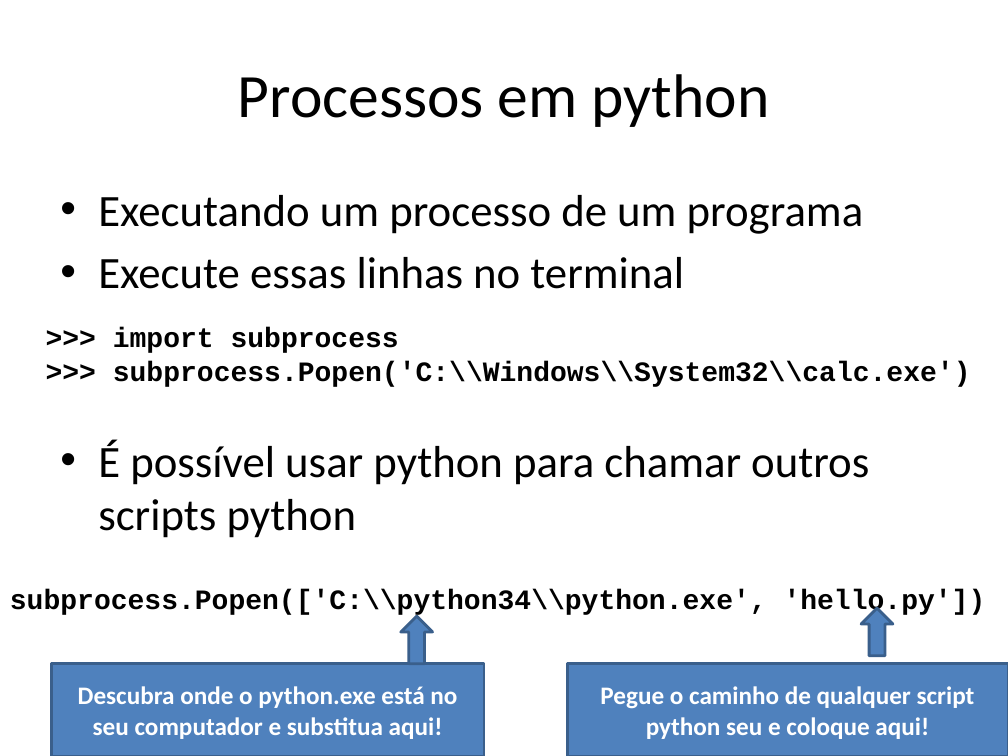
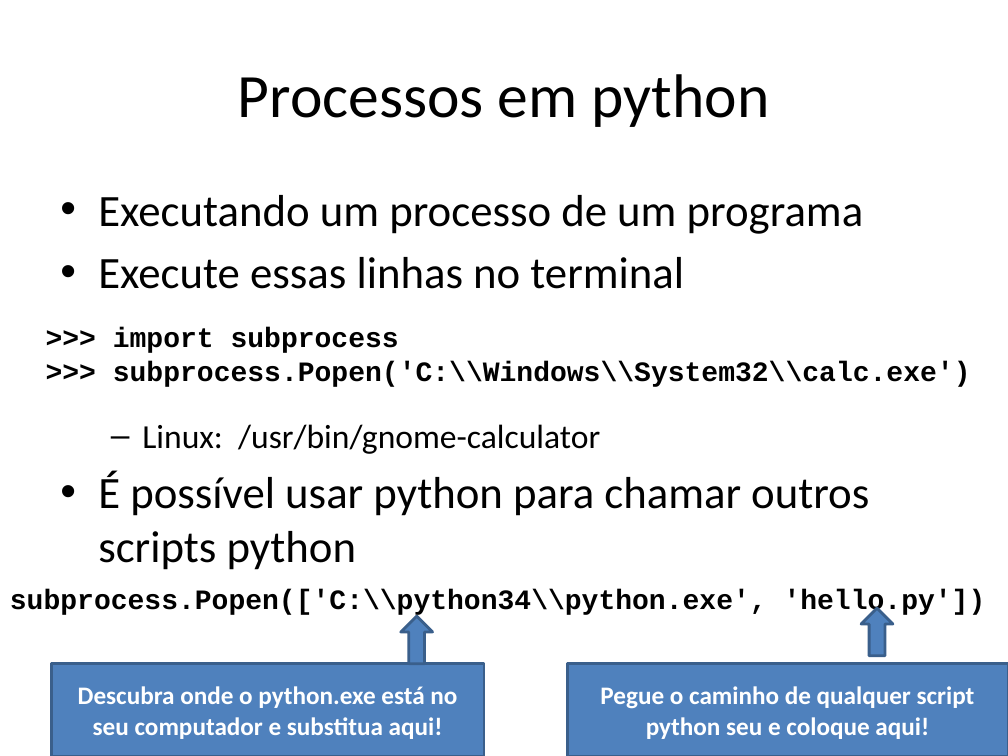
Before and after one commit to niviaquental/niviaquental.github.io, a slide deck: slide 8 of AutomacaoComScripts/Aula06-DaemonsAgendamento/06-DaemonsAgendamento.pptx. Drawn at 1008x756 pixels with LibreOffice and Linux fonts; fonts in the diff are those of the drawing; background and template pictures are left out. Boxes give left, top, right and bottom in pixels: in the first picture for what was removed or moved away, otherwise in the second. Text is boxed around its words. In the diff, an @@ line names an element or a change of style, - is before the commit and + after.

```diff
--- a/AutomacaoComScripts/Aula06-DaemonsAgendamento/06-DaemonsAgendamento.pptx
+++ b/AutomacaoComScripts/Aula06-DaemonsAgendamento/06-DaemonsAgendamento.pptx
@@ text at bbox=[142, 424, 600, 454]: paragraph added @@
+  – Linux: /usr/bin/gnome-calculator
```
Also in this commit, not shown: 3 other slides changed, 1 other file.
